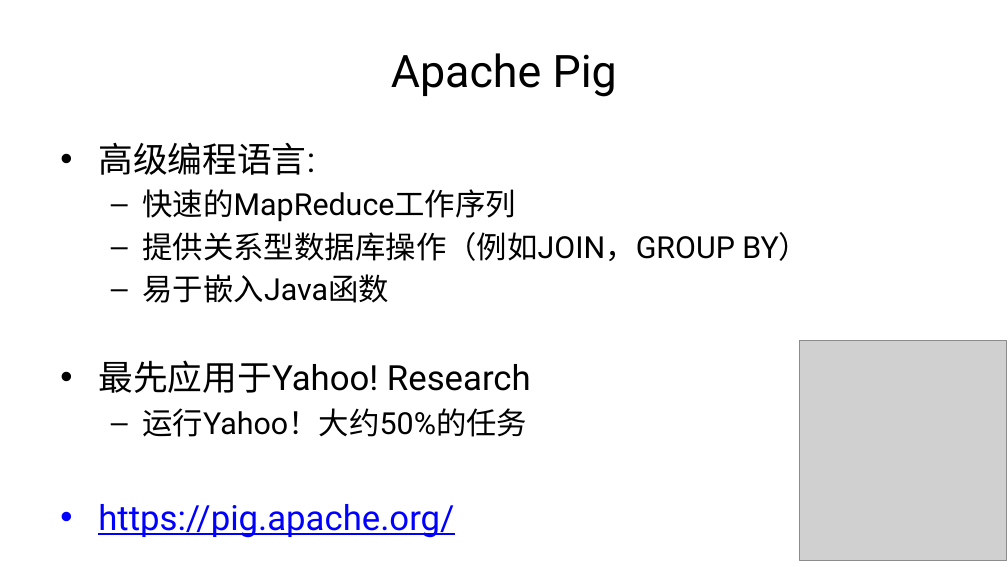
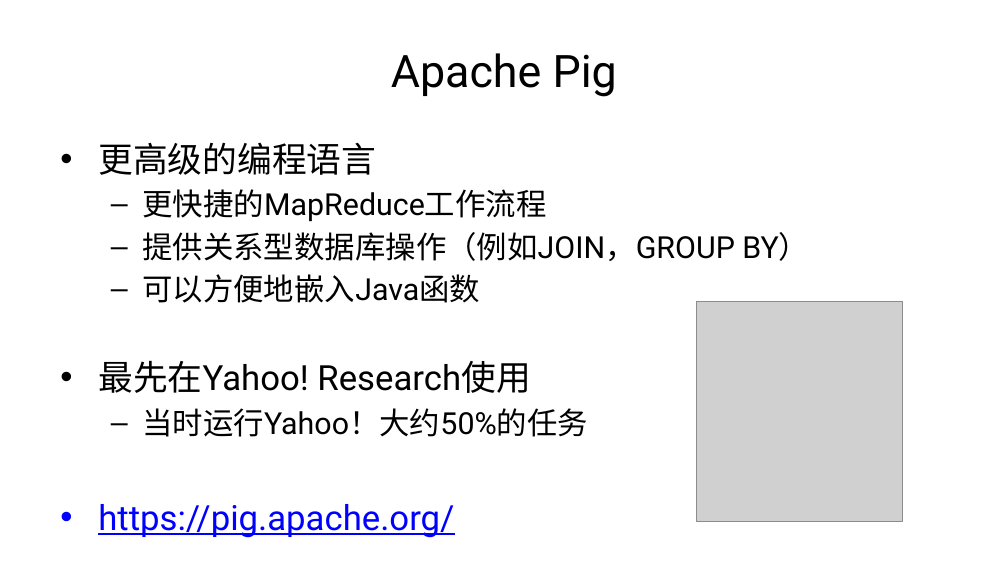
Before and after one commit to alxsoares/Foundations-of-Big-Data-System, a slide deck: slide 62 of Architecture/大数据的处理框架.pptx (slide 63 before the commit). Drawn at 1008x567 pixels with LibreOffice and Linux fonts; fonts in the diff are those of the drawing; grey boxes stand for pictures; background and template pictures are left out. Boxes give left, top, right and bottom in pixels: in the first picture for what was removed or moved away, otherwise in the second. Text is boxed around its words. In the diff, an @@ line names an element or a change of style, - is before the commit and + after.

```diff
--- a/Architecture/大数据的处理框架.pptx
+++ b/Architecture/大数据的处理框架.pptx
@@ text at [98, 142, 546, 222]: text changed @@
-• 高级编程语言:
-  – 快速的MapReduce工作序列
+• 更高级的编程语言
+  – 更快捷的MapReduce工作流程
@@ text at [98, 274, 588, 437]: text changed @@
-  – 易于嵌入Java函数
-• 最先应用于Yahoo! Research
-  – 运行Yahoo！大约50%的任务
+  – 可以方便地嵌入Java函数
+• 最先在Yahoo! Research使用
+  – 当时运行Yahoo！大约50%的任务
@@ picture: place and size @@
-picture at [799, 341, 1006, 561]
+picture at [697, 301, 903, 522]
```
Also in this commit, not shown: 59 other slides changed, 3 slides added, 2 slides removed.
